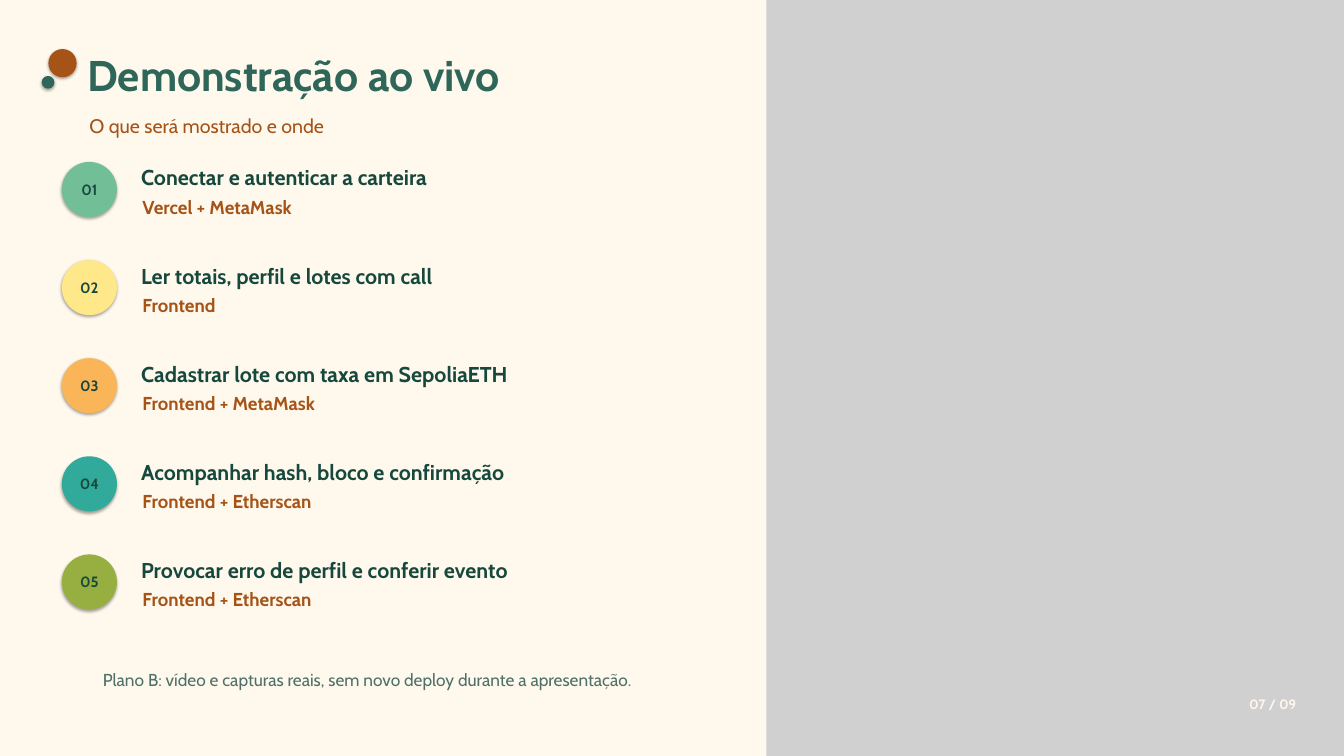
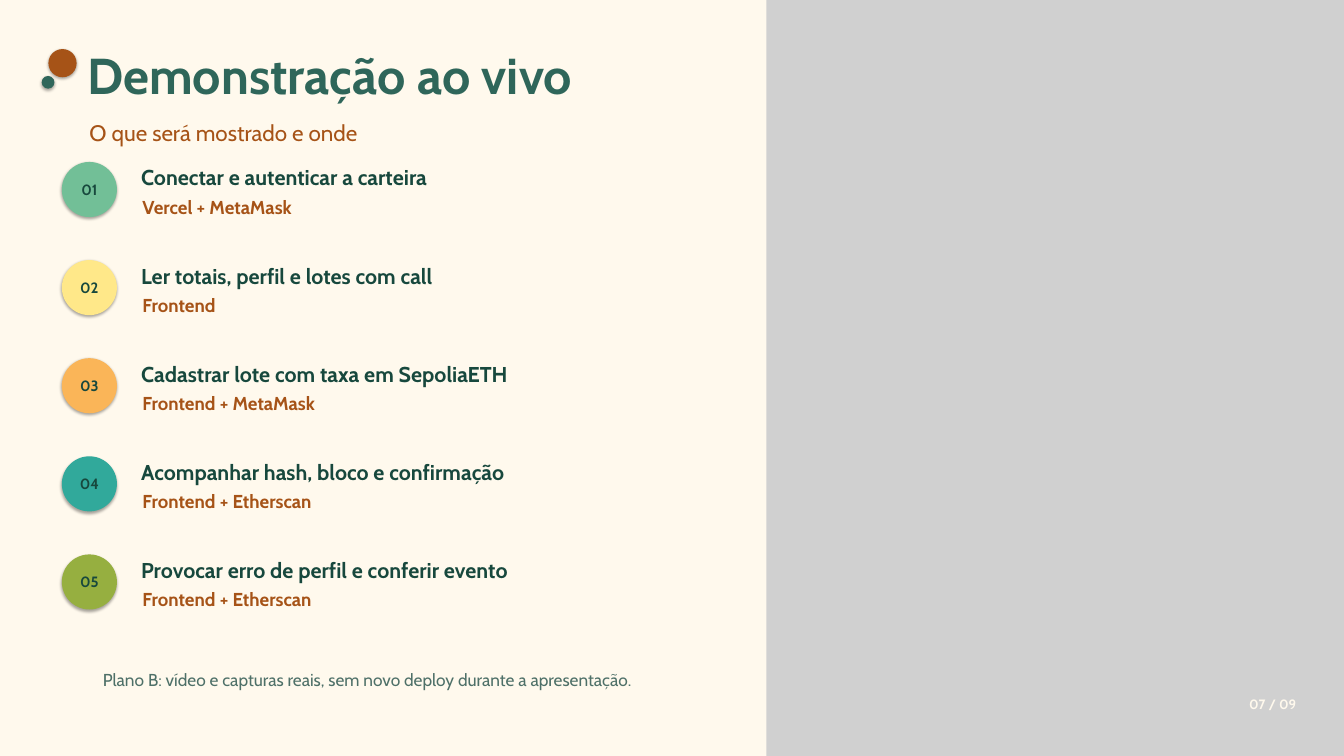
Before and after one commit to JulianaBallin/EcoOrigem, a slide deck: slide 7 of docs/slides/apresentacao-ecoorigem.pptx. Drawn at 1344x756 pixels with LibreOffice and Linux fonts; fonts in the diff are those of the drawing; grey boxes stand for pictures. Boxes give left, top, right and bottom in pixels: in the first picture for what was removed or moved away, otherwise in the second. Text is boxed around its words. In the diff, an @@ line names an element or a change of style, - is before the commit and + after.

Commit message:
fix(slides): larger titles, translucent arrows and orange text on green slides

```diff
--- a/docs/slides/apresentacao-ecoorigem.pptx
+++ b/docs/slides/apresentacao-ecoorigem.pptx
@@ text "Demonstração ao vivo" at [87, 57, 572, 104]: size 46 to 54 pt @@
@@ text "O que será mostrado e ..." at [89, 124, 358, 147]: size 21 to 24 pt @@
```
Also in this commit, not shown: 6 other slides changed, 1 other file.
